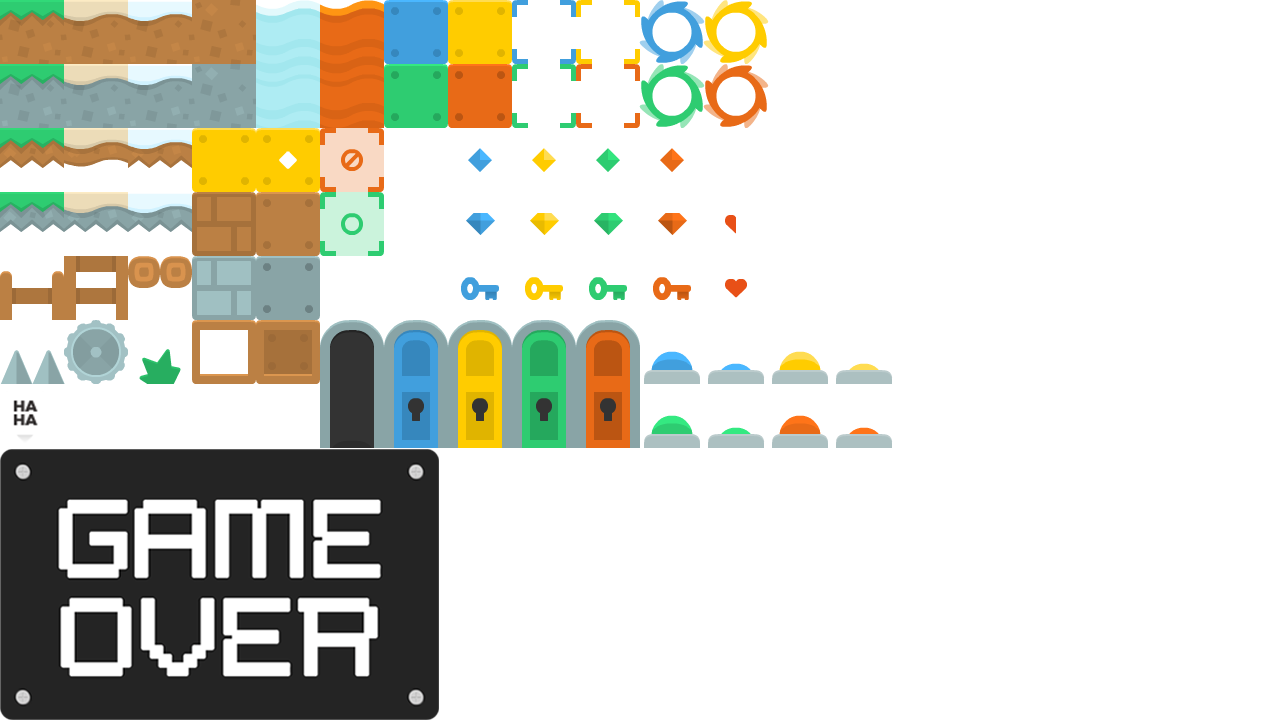
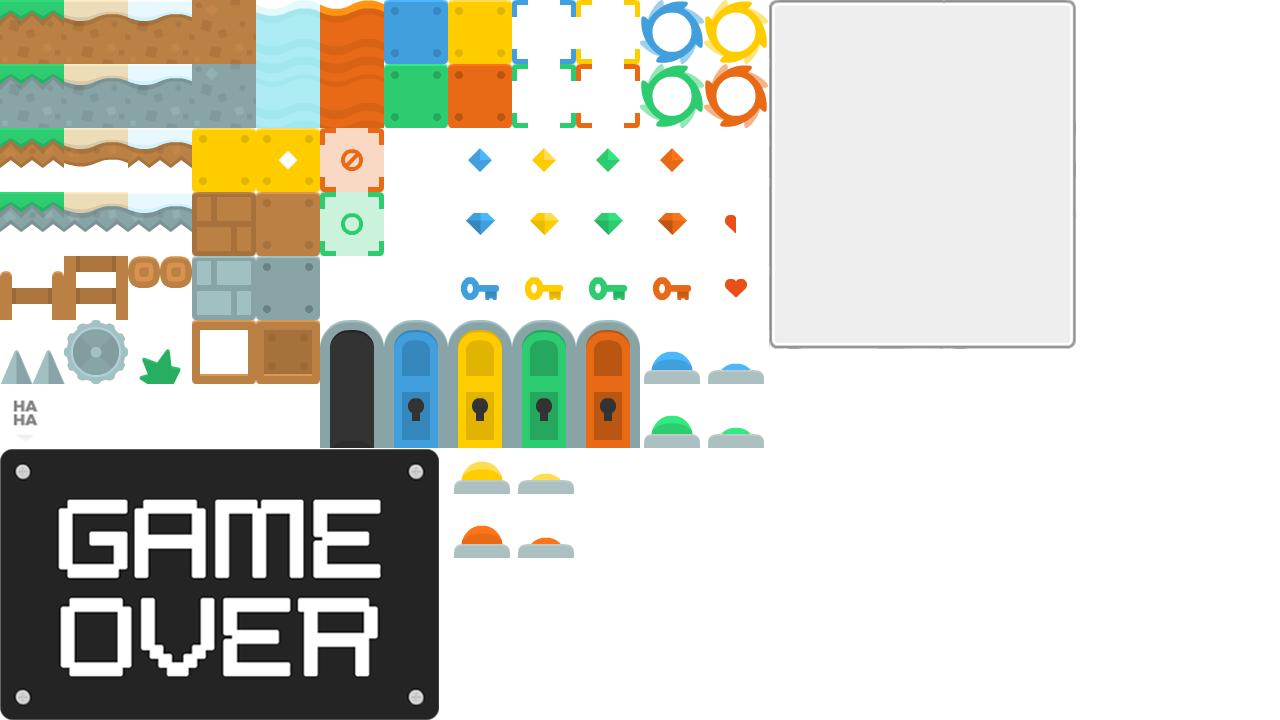
The second w=1280, h=720 image is a revision of the first. Changes to its layers:
painted on "Capa 1" over left=454, top=351, right=893, bottom=558
added layer "Capa 4" above "greySheet" over left=769, top=0, right=1076, bottom=349
"emote_laugh": opacity 100% → 60% over left=13, top=400, right=38, bottom=442
